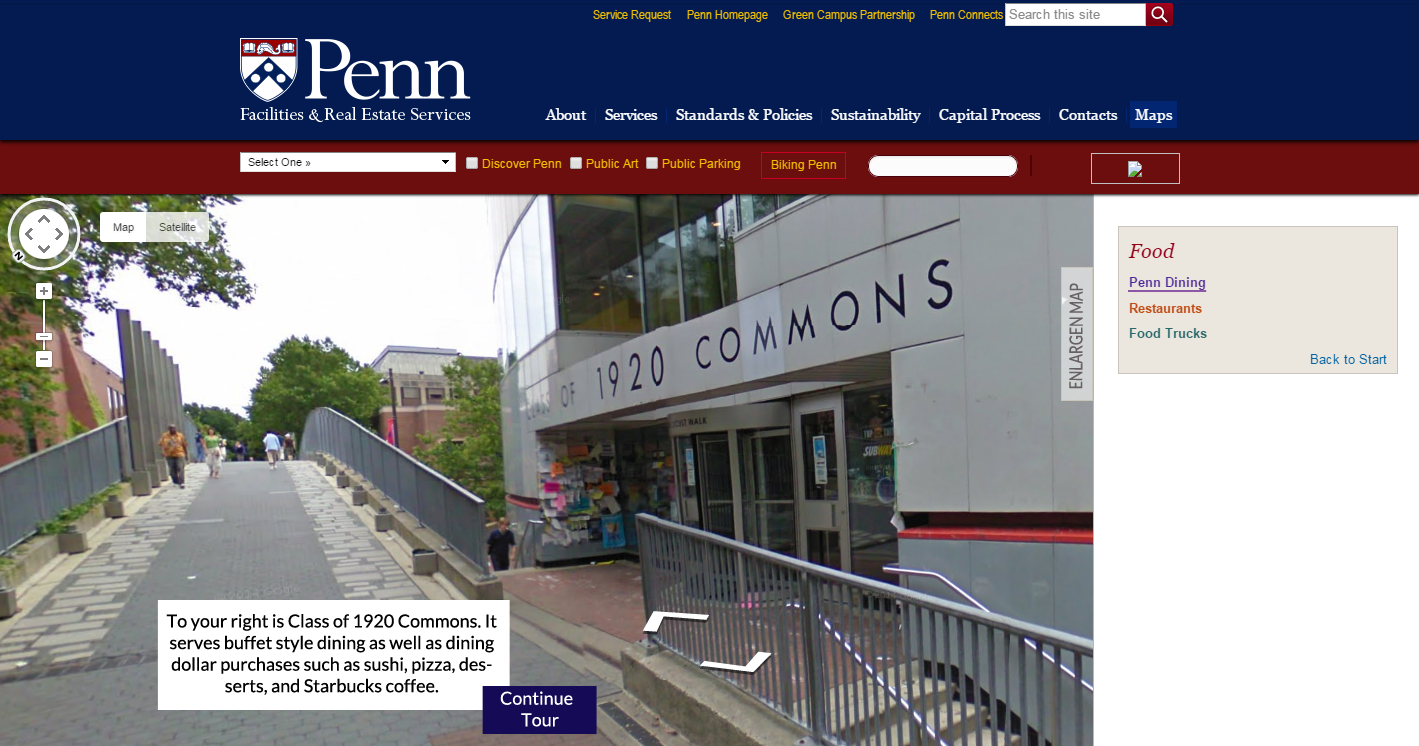
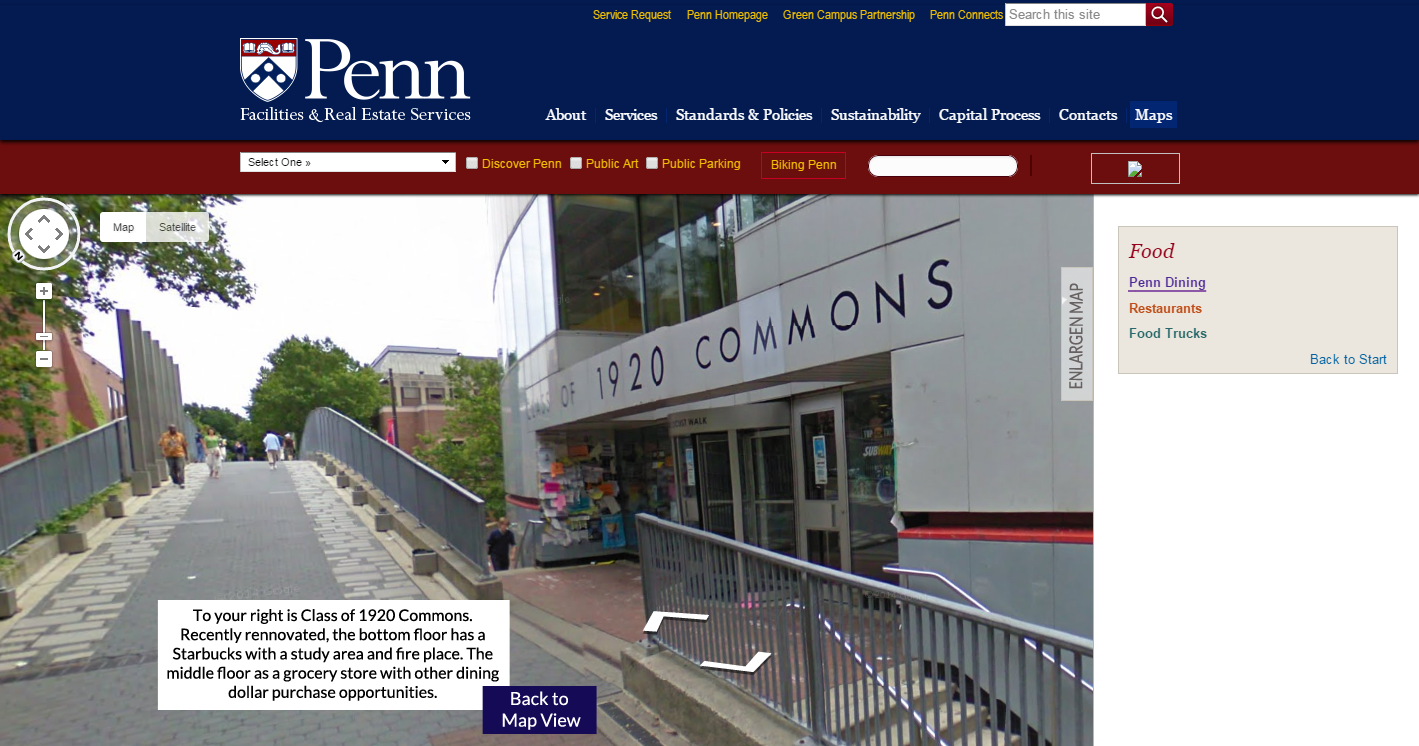
The second w=1419, h=746 image is a revision of the first. Changes to its layers:
renamed "Continue Tour" to "Back to Map View", painted on it over box(500, 691, 581, 730)
renamed "To your right is Class of 1920 Commons. It serves buffet style" to "To your right is Class of 1920 Commons. Recently rennovated, t", painted on it over box(166, 609, 499, 701)
removed layer "Shape 8" over box(554, 702, 573, 716)
removed layer "Shape 3" over box(555, 713, 581, 723)
